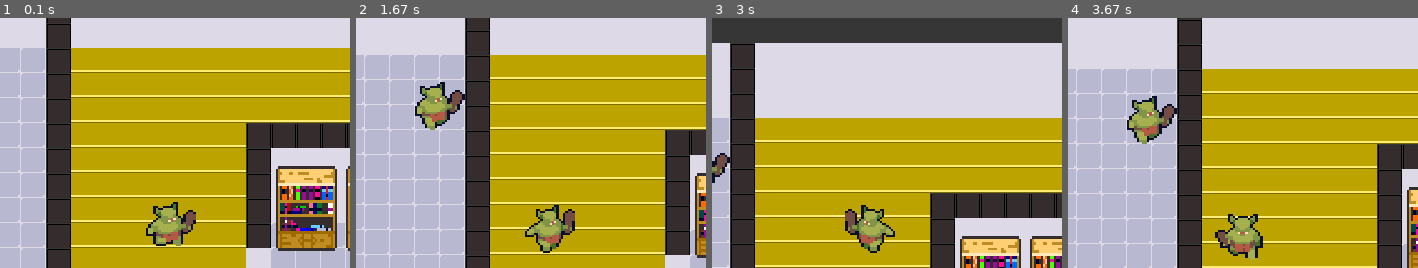
Above: before the commit, frames 1-4 (left to right).
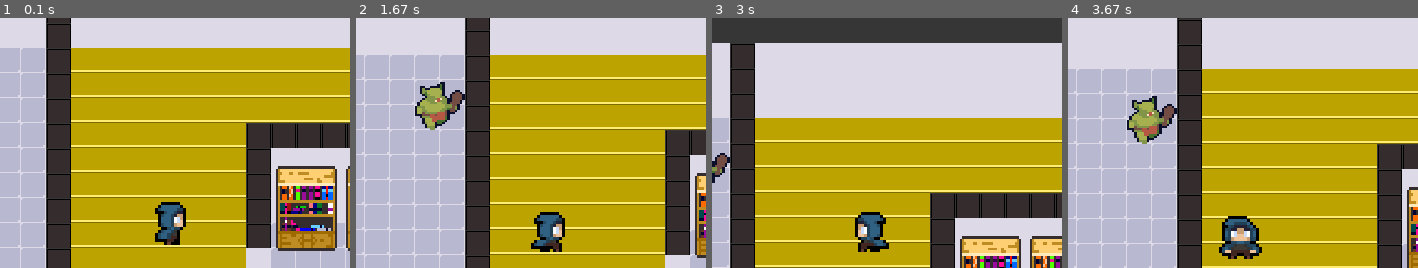
Above: after the commit, the same moments.

Repository: christVayds/pygame_project
Game: pygame game, started from main.py
The game is run twice, just before and just after one commit, with the same random seed, the same clock (stepped at 60 frames per second) and the same inputs.
Inputs:
- Up to frame 1 (0.1 s): no input
- Up to frame 2 (1.67 s): tap S at 0.33 s; hold A 0.67-1.13 s; hold Right 0.67-1.13 s; tap W at 1.17 s; hold Right from 1.5 s (still down)
- Up to frame 3 (3 s): release Right at 1.97 s; hold Up 2-2.3 s; hold Right 2.33-2.8 s; hold Left from 2.83 s (still down)
- Up to frame 4 (3.67 s): release Left at 3.37 s; hold Down from 3.4 s (still down)
The pictures show only the part of the screen within x 25-75%, y 9-59%; the shares and areas given below are measured in that part.

The runs differ from the first frame. In frame 1, 1.8% of the frame differs, in the area x 41-56%, y 73-92%; in frame 2, 1.8%; in frame 3, 1.8%; in frame 4, 1.9%, in the area x 42-56%, y 78-97%.

Commit message:
new character unlock

Diff:
--- a/character.py
+++ b/character.py
@@ -28,6 +28,7 @@
         self.right = True
         self.up = False
         self.down = False
+        self.idle = False
 
         # image and animation
         self.c_left = []
@@ -51,6 +52,7 @@
             self.right = False
             self.up = False
             self.down = False
+            self.idle = False
 
             self.move_x((self.speed * -1))
 
@@ -60,6 +62,7 @@
             self.right = True
             self.up = False
             self.down = False
+            self.idle = False
 
             self.move_x(self.speed)
 
@@ -69,6 +72,7 @@
             self.right = False
             self.up = True
             self.down = False
+            self.idle = False
 
             self.move_y((self.speed * -1))
 
@@ -77,9 +81,11 @@
             self.right = False
             self.up = False
             self.down = True
+            self.idle = False
 
             self.move_y(self.speed)
         else:
+            self.idle = True
             self.walk = 0
 
         self.Facing(screen)
@@ -105,7 +111,7 @@
         elif self.down:
             screen.blit(self.c_down[self.walk//3], (self.rect.x, self.rect.y))
             self.walk += 1
-        else:
+        elif self.idle:
             if self.left:
                 screen.blit(self.c_left[0], (self.rect.x, self.rect.y))
             elif self.right:
@@ -117,7 +123,7 @@
 
         for image in images:
             for count in range(7):
-                img = f'characters/goblin/{image}{count+1}.png'
+                img = f'characters/char1/{image}{count}.png'
                 img = pygame.image.load(img)
                 img = pygame.transform.scale(img, (self.width, self.height))
                 if image == 'D_Walk_':
Binary file added: characters/char1/D_Idle.png
Binary file added: characters/char1/D_Walk_0.png
Binary file added: characters/char1/D_Walk_1.png
Binary file added: characters/char1/D_Walk_2.png
Binary file added: characters/char1/D_Walk_3.png
Binary file added: characters/char1/D_Walk_4.png
Binary file added: characters/char1/D_Walk_5.png
Binary file added: characters/char1/D_Walk_6.png
Binary file added: characters/char1/S_Walk_0.png
Binary file added: characters/char1/S_Walk_1.png
Binary file added: characters/char1/S_Walk_2.png
Binary file added: characters/char1/S_Walk_3.png
(and 10 more such lines)
